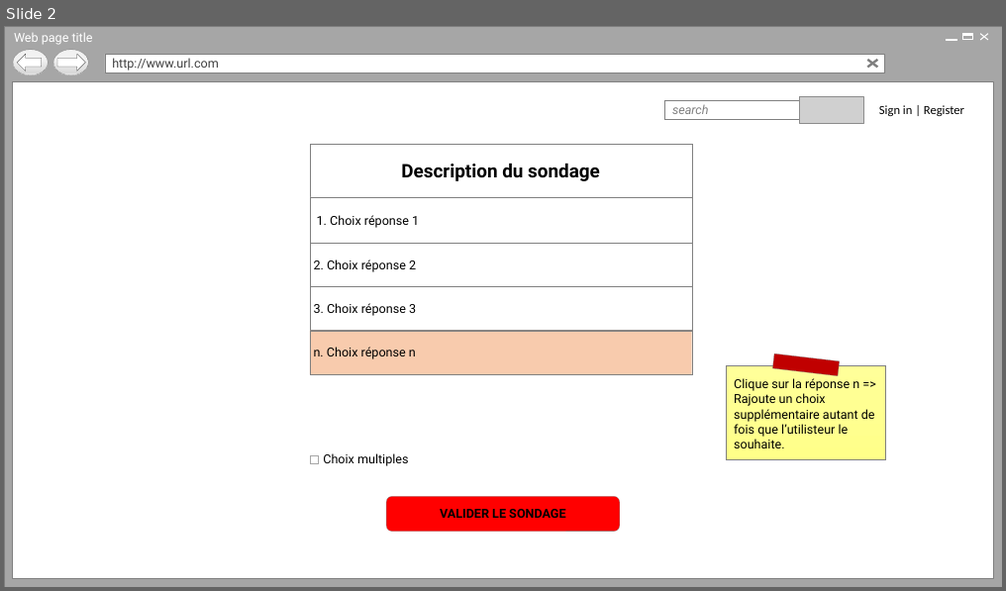
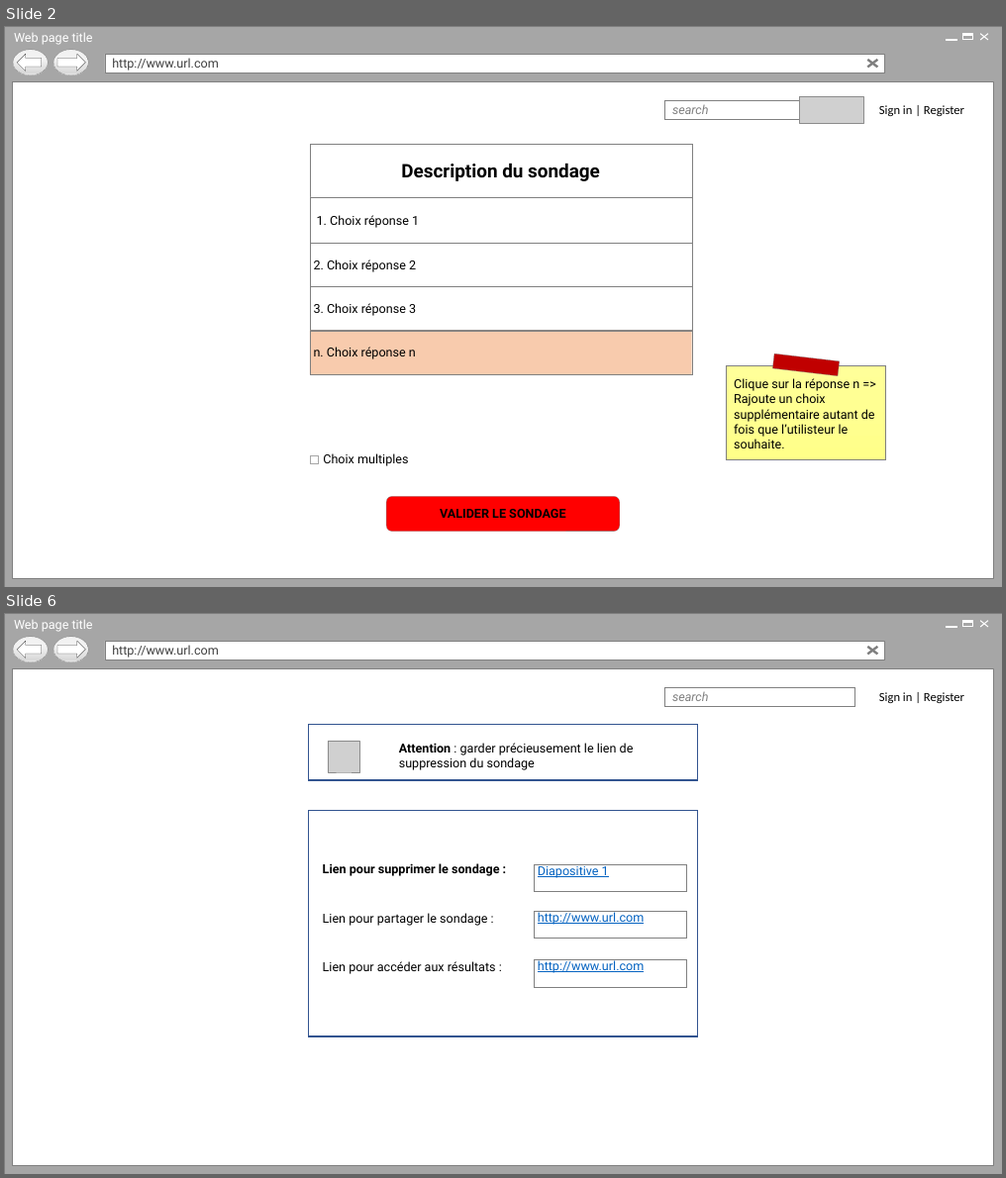
Before and after one commit to Holyz1988/PROJET1-ASP.NET, a slide deck: Page d’acceuil.pptx. Shown one above the other, each under a label of ours: slide 2 before the commit, slides 2 and 6 after it; the slides between them are not shown. The pictures are 1006x591 and 1006x1178 pixels, drawn with LibreOffice and Linux fonts; fonts in the diff are those of the drawing; grey boxes stand for pictures; background and template pictures are left out. Boxes give left, top, right and bottom in pixels: in the first picture for what was removed or moved away, otherwise in the second. Text is boxed around its words. In the diff, an @@ line names an element or a change of style, - is before the commit and + after.

```diff
--- a/Page d’acceuil.pptx
+++ b/Page d’acceuil.pptx
@@ slide 6 added at <box>4,613,1002,1174</box>, background #FFFFFF; not listed: 15 template elements that a slide beside it also shows @@
@@ rectangle added at <box>664,687,854,707</box>, fill #FFFFFF, outline #808080 0.25 pt, 12 pt, text #808080, italic @@
+search
@@ text added at <box>879,692,964,703</box>, 12 pt, text #000000 @@
+Sign in | Register
@@ rectangle added at <box>308,725,698,780</box>, fill #FFFFFF, outline #325491 1 pt @@
@@ picture added at <box>328,741,358,772</box> @@
@@ text added at <box>399,743,634,770</box>, 12 pt, text #000000 @@
+Attention : garder précieusement le lien de suppression du sondage
@@ rectangle added at <box>308,811,698,1038</box>, fill #FFFFFF, outline #325491 1 pt @@
@@ group added at <box>323,863,687,987</box>: 3 rectangles, 3 texts @@
+Diapositive 1
+Lien pour supprimer le sondage :
+http://www.url.com
+Lien pour partager le sondage :
+http://www.url.com
+Lien pour accéder aux résultats :
```
Also in this commit, not shown: 1 slide changed, 4 other slides added.
